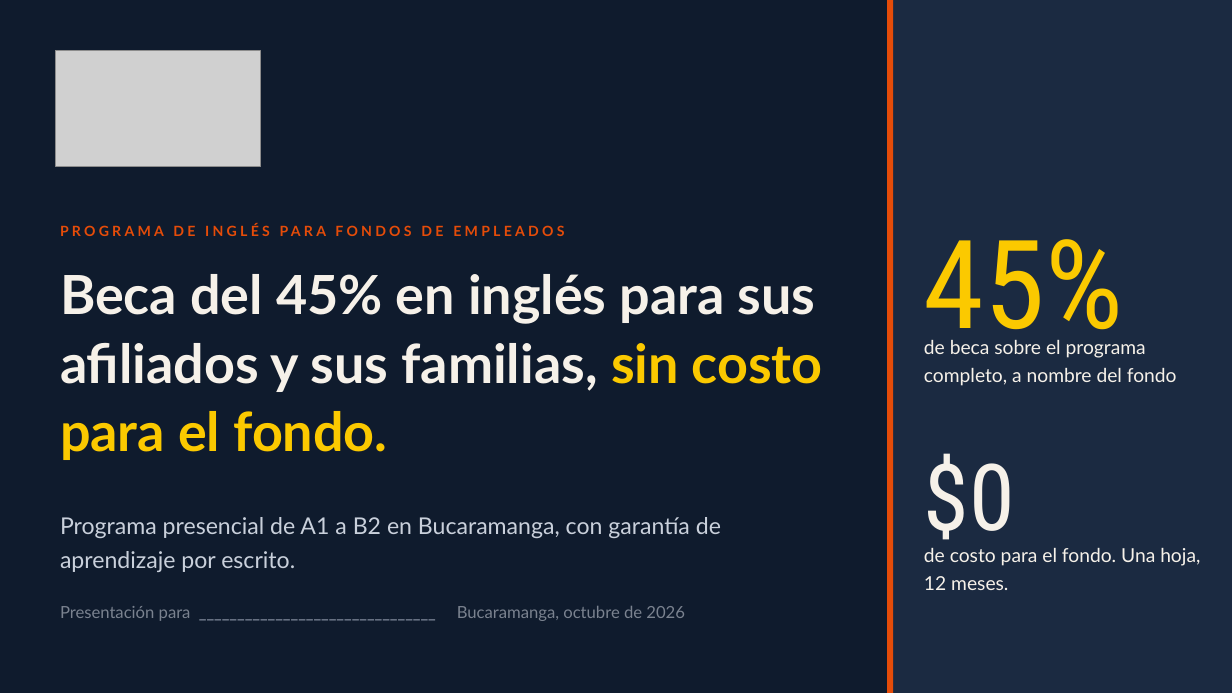
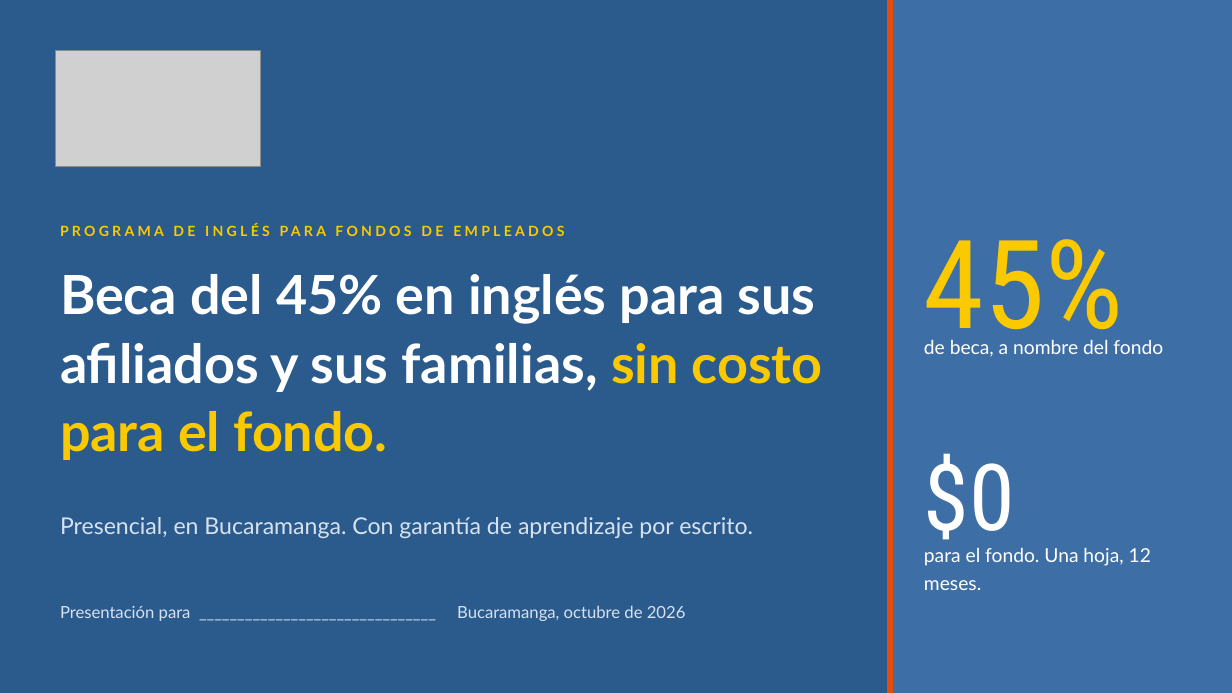
Before and after one commit to gomezrdiana/Plan-academico, a slide deck: slide 1 of recursos/comercial/B2B/PRESENTACION_FONDOS_EMPLEADOS_HEIIU.pptx. Drawn at 1232x693 pixels with LibreOffice and Linux fonts; fonts in the diff are those of the drawing; grey boxes stand for pictures. Boxes give left, top, right and bottom in pixels: in the first picture for what was removed or moved away, otherwise in the second. Text is boxed around its words. In the diff, an @@ line names an element or a change of style, - is before the commit and + after.

```diff
--- a/recursos/comercial/B2B/PRESENTACION_FONDOS_EMPLEADOS_HEIIU.pptx
+++ b/recursos/comercial/B2B/PRESENTACION_FONDOS_EMPLEADOS_HEIIU.pptx
@@ rectangle at (0,0,1232,693): fill #0F1B2D to #2B5A8C @@
@@ rectangle at (887,0,1232,693): fill #1B2A41 to #3D6FA6 @@
@@ text "PROGRAMA DE INGLÉS PARA FONDOS ..." at (60,224,564,236): text colour #E54C09 to #FBC900 @@
@@ text "Beca del 45% en inglés ..." at (60,274,823,460): text colour #F6F1E9 to #FFFFFF in "Beca del 45% en inglés para sus ..." @@
@@ text at (924,340,1163,357): text changed; text colour #F6F1E9 to #FFFFFF @@
-de beca sobre el programa completo, a nombre del fondo
+de beca, a nombre del fondo
@@ text "$0" at (924,453,1015,552): text colour #F6F1E9 to #FFFFFF @@
@@ text at (60,517,753,538): text changed; text colour #C9D0DB to #D6E2F0 @@
-Programa presencial de A1 a B2 en Bucaramanga, con garantía de aprendizaje por escrito.
+Presencial, en Bucaramanga. Con garantía de aprendizaje por escrito.
@@ text at (924,548,1151,590): text changed; text colour #F6F1E9 to #FFFFFF @@
-de costo para el fondo. Una hoja, 12 meses.
+para el fondo. Una hoja, 12 meses.
@@ text "Presentación para _______________________________ Bucaramang ..." at (60,605,686,621): text colour #7A828F to #D6E2F0 in "Presentación para Bucaramanga, octubre de 2026"; text colour #9AA4B5 to #D6E2F0 in "_______________________________" @@
```
Also in this commit, not shown: 6 other slides changed, 2 other files.
